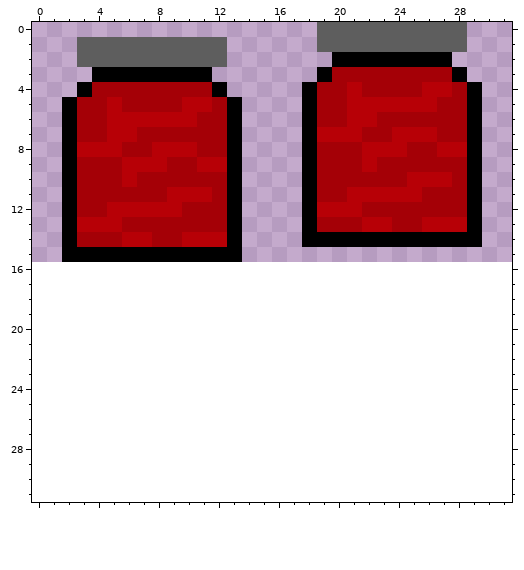
Two versions of one pixel-art sprite, Assets/jam.png. Above: the version before the commit.
The file is 32x16 pixels. The old version is drawn lined up with the new one, on the new canvas.
Once edited:
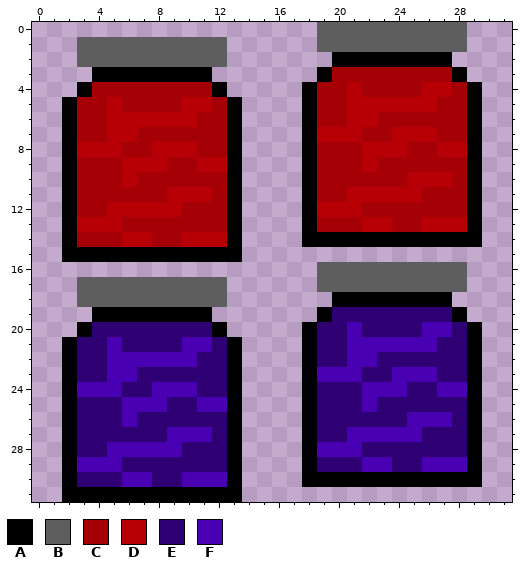
Palette (. is transparent): A #000000  B #5e5e5e  C #a40006  D #b70006  E #2f0074  F #4900b3
Difference:
{"change": "canvas 32x16 -> 32x32"}
{"y":16,"x":19,"old":"..........","new":"BBBBBBBBBB"}
{"y":17,"x":3,"old":"..........","new":"BBBBBBBBBB"}
{"y":17,"x":19,"old":"..........","new":"BBBBBBBBBB"}
{"y":18,"x":3,"old":"..........","new":"BBBBBBBBBB"}
{"y":18,"x":20,"old":"........","new":"AAAAAAAA"}
{"y":19,"x":4,"old":"........","new":"AAAAAAAA"}
{"y":19,"x":19,"old":"..........","new":"AEEEEEEEEA"}
{"y":20,"x":3,"old":"..........","new":"AEEEEEEEEA"}
{"y":20,"x":18,"old":"............","new":"AEEFEEEEFFEA"}
{"y":21,"x":2,"old":"............","new":"AEEFEEEEFFEA"}
{"y":21,"x":18,"old":"............","new":"AEEFFFFFFEEA"}
{"y":22,"x":2,"old":"............","new":"AEEFFFFFFEEA"}
{"y":22,"x":18,"old":"............","new":"AEEFFEEEEEEA"}
{"y":23,"x":2,"old":"............","new":"AEEFFEEEEEEA"}
{"y":23,"x":18,"old":"............","new":"AFFFEEFFFEEA"}
{"y":24,"x":2,"old":"............","new":"AFFFEEFFFEEA"}
{"y":24,"x":18,"old":"............","new":"AEEEFFFEEFFA"}
{"y":25,"x":2,"old":"............","new":"AEEEFFFEEFFA"}
{"y":25,"x":18,"old":"............","new":"AEEEFEEEEEEA"}
{"y":26,"x":2,"old":"............","new":"AEEEFEEEEEEA"}
{"y":26,"x":18,"old":"............","new":"AEEEEEEFFFEA"}
{"y":27,"x":2,"old":"............","new":"AEEEEEEFFFEA"}
{"y":27,"x":18,"old":"............","new":"AEEFFFFFEEEA"}
{"y":28,"x":2,"old":"............","new":"AEEFFFFFEEEA"}
{"y":28,"x":18,"old":"............","new":"AFFFEEEEEEEA"}
{"y":29,"x":2,"old":"............","new":"AFFFEEEEEEEA"}
{"y":29,"x":18,"old":"............","new":"AEEEFFEEFFFA"}
{"y":30,"x":2,"old":"............","new":"AEEEFFEEFFFA"}
{"y":30,"x":18,"old":"............","new":"AAAAAAAAAAAA"}
{"y":31,"x":2,"old":"............","new":"AAAAAAAAAAAA"}
